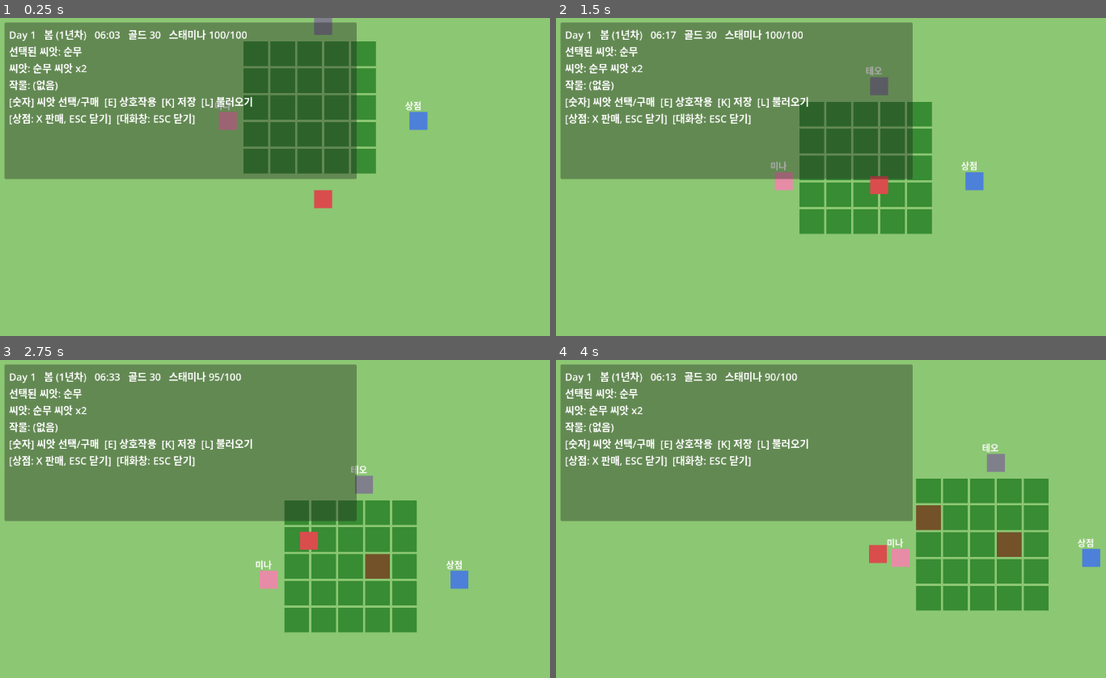
Above: before the commit, frames 1-4 (two rows, left to right).
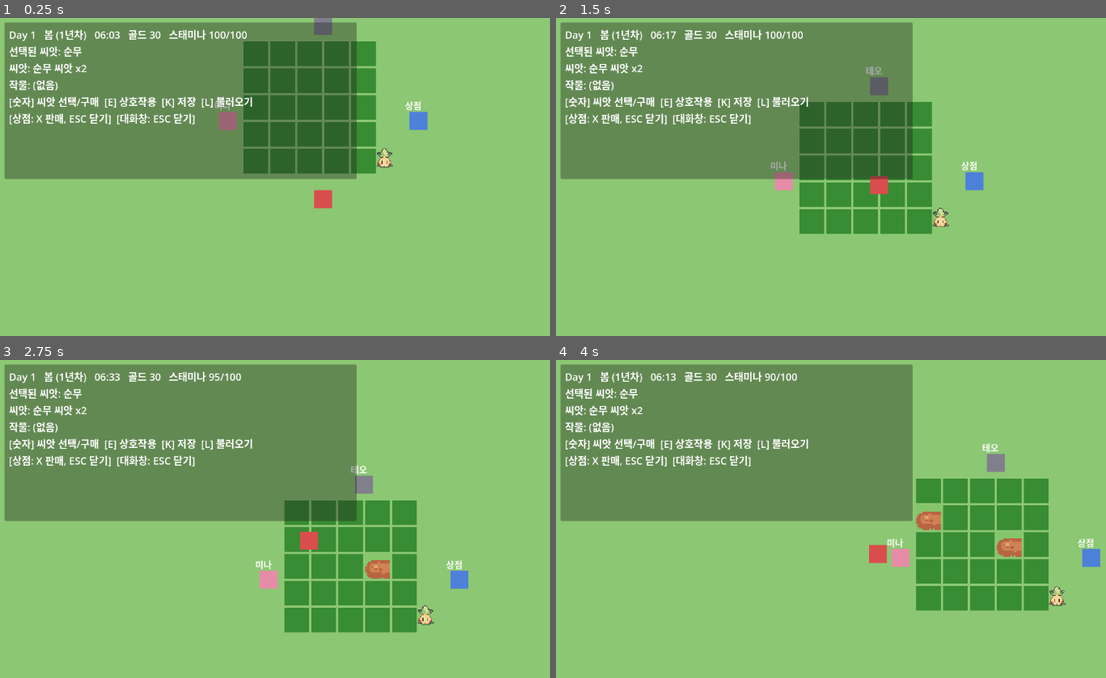
Above: after the commit, the same moments.

Repository: werfriend808/quiet-acres
Game: Godot game, scene res://scenes/Main.tscn
The game is run twice, just before and just after one commit, with the same random seed, the same clock (stepped at 60 frames per second) and the same inputs.
Inputs:
- Up to frame 1 (0.25 s): no input
- Up to frame 2 (1.5 s): tap Enter (ui_accept) at 0.5, 0.77 s; hold Up (ui_up) from 0.53 s (still down); tap 1 at 0.6 s; tap X at 1.35 s
- Up to frame 3 (2.75 s): tap Enter (ui_accept) at 1.52 s; release Up (ui_up) at 2.03 s; hold Left (ui_left) from 2.03 s (still down); tap K at 2.1 s
- Up to frame 4 (4 s): tap L at 2.85 s; tap Enter (ui_accept) at 3.02, 3.77 s; release Left (ui_left) at 3.53 s; hold Down (ui_down) from 3.53 s (still down); tap 1 at 3.6 s

The runs differ from the first frame. In frame 1, 0.1% of the frame differs, in the area x 68-72%, y 40-48%; in frame 2, 0.1%; in frame 3, 0.5%; in frame 4, 0.8%, in the area x 65-93%, y 45-78%.
Error in both runs: Trying to assign value of type 'ColorRect' to a variable of type 'Node2D'. (res://scripts/interactable.gd:27)

Commit message:
feat: Update README and implement first asset integration
- Enhanced README to reflect current project status with asset integration.
- Added CropSprite to FarmPlot scene for visual representation of crops.
- Integrated PetChomp mascot into Main scene with interaction dialogue.
- Updated crop_data.gd to include sprite coordinates for new assets.
- Modified farm_plot.gd to display crop sprites based on growth state.
- Introduced new assets: Kenney's "Tiny Farm" tileset and chomp mascot.
- Created PetChomp scene and script for interactive pet character.

Diff:
--- a/scenes/FarmPlot.tscn
+++ b/scenes/FarmPlot.tscn
@@ -10,6 +10,12 @@
 size = Vector2(44, 44)
 color = Color(0.22, 0.55, 0.2, 1)
 
+[node name="CropSprite" type="Sprite2D" parent="."]
+texture_filter = 1
+position = Vector2(0, 0)
+scale = Vector2(2.75, 2.75)
+visible = false
+
 [node name="GrowthBar" type="ColorRect" parent="."]
 position = Vector2(-20, 18)
 size = Vector2(0, 4)
--- a/scenes/Main.tscn
+++ b/scenes/Main.tscn
@@ -7,6 +7,7 @@
 [ext_resource type="PackedScene" path="res://scenes/VillagerMina.tscn" id="5"]
 [ext_resource type="PackedScene" path="res://scenes/VillagerTheo.tscn" id="6"]
 [ext_resource type="PackedScene" path="res://scenes/DialogueUI.tscn" id="7"]
+[ext_resource type="PackedScene" path="res://scenes/PetChomp.tscn" id="8"]
 
 [node name="Main" type="Node2D" unique_id=150758269]
 script = ExtResource("1")
@@ -37,6 +38,9 @@
 
 [node name="DialogueUI" parent="." unique_id=888314974 instance=ExtResource("7")]
 
+[node name="PetChomp" parent="." instance=ExtResource("8")]
+position = Vector2(110, 60)
+
 [node name="HUD" type="CanvasLayer" parent="." unique_id=1531471915]
 
 [node name="InfoPanel" type="Panel" parent="HUD"]
--- /dev/null
+++ b/scenes/PetChomp.tscn
@@ -0,0 +1,16 @@
+[gd_scene load_steps=3 format=3]
+
+[ext_resource type="Script" path="res://scripts/pet_chomp.gd" id="1"]
+[ext_resource type="Texture2D" path="res://assets/chomp/chomp_idle.png" id="2"]
+
+[sub_resource type="AtlasTexture" id="AtlasTexture_1"]
+atlas = ExtResource("2")
+region = Rect2(0, 0, 32, 32)
+
+[node name="PetChomp" type="Node2D"]
+script = ExtResource("1")
+
+[node name="Visual" type="Sprite2D" parent="."]
+texture_filter = 1
+scale = Vector2(1.4, 1.4)
+texture = SubResource("AtlasTexture_1")
--- a/scripts/crop_data.gd
+++ b/scripts/crop_data.gd
@@ -3,7 +3,11 @@
 
 ## 작물/씨앗 정적 데이터 테이블
 ## 씨앗 구매가, 작물 판매가, 성장 시간(초), 수확 시 표시 색상, 심을 수 있는 계절을 정의한다.
-
+##
+## M5(에셋): sprite_coord는 Kenney "Tiny Farm" 타일셋(assets/tileset/tilemap_packed.png,
+## 16x16 타일, 12열x11행)에서 각 작물과 가장 비슷하게 생긴 칸을 골라 [col, row]로 적어둔 것.
+## 정확히 1:1로 대응하는 작물이 없어서(순무/배추는 특히) 최대한 비슷한 걸 골랐다 —
+## Godot 에디터에서 직접 보고 다른 칸이 더 낫다 싶으면 이 좌표만 바꾸면 된다.
 const SEEDS: Dictionary = {
 	"순무": {
 		"cost": 10,
@@ -11,6 +15,7 @@
 		"grow_time": 15.0,
 		"color": Color(0.9, 0.78, 0.2),
 		"seasons": ["봄"],
+		"sprite_coord": [7, 5],
 	},
 	"당근": {
 		"cost": 8,
@@ -18,6 +23,7 @@
 		"grow_time": 10.0,
 		"color": Color(0.95, 0.5, 0.15),
 		"seasons": ["봄", "여름"],
+		"sprite_coord": [7, 0],
 	},
 	"감자": {
 		"cost": 15,
@@ -25,6 +31,7 @@
 		"grow_time": 25.0,
 		"color": Color(0.75, 0.55, 0.3),
 		"seasons": ["여름", "가을"],
+		"sprite_coord": [6, 4],
 	},
 	"배추": {
 		"cost": 12,
@@ -32,8 +39,14 @@
 		"grow_time": 20.0,
 		"color": Color(0.65, 0.85, 0.55),
 		"seasons": ["가을", "겨울"],
+		"sprite_coord": [8, 4],
 	},
 }
+
+# 심은 직후(씨앗) / 물 준 뒤(성장 중) 단계는 작물 종류와 무관하게 공용 스프라이트를 쓴다.
+const PLANTED_SPRITE_COORD: Array = [4, 0]
+const WATERED_SPRITE_COORD: Array = [4, 2]
+const TILLED_SPRITE_COORD: Array = [0, 4]
 
 
 ## crop_name을 season_name 계절에 심을 수 있는지 여부
--- a/scripts/farm_plot.gd
+++ b/scripts/farm_plot.gd
@@ -6,14 +6,19 @@
 ## M1: 작물 종류가 여러 개이므로 심는 시점에 GameManager.selected_crop을 저장해두고
 ## 그 작물의 성장 시간/색상을 CropData에서 조회한다.
 ## M2: 모든 행동은 스태미나를 소모하며, 상태는 세이브/로드 대상이다.
-## M5: WATERED 상태일 때 성장 진행률을 GrowthBar로 보여주고, 행동이 성공할 때마다
+## M5(폴리싱): WATERED 상태일 때 성장 진행률을 GrowthBar로 보여주고, 행동이 성공할 때마다
 ## 살짝 커졌다 줄어드는 펄스 트윈으로 손맛을 준다. (FarmPlot은 자체 _process가 있으므로
 ## Interactable의 bob 애니메이션은 자동으로 적용되지 않는다.)
+## M5(에셋): Kenney Tiny Farm 타일셋에서 잘라낸 CropSprite를 Visual(배경색) 위에 겹쳐서
+## 보여준다. Visual의 색상은 그대로 유지 — 혹시 스프라이트가 안 보이더라도 상태 구분은 되도록.
 
 enum State { GRASS, TILLED, PLANTED, WATERED, READY }
 
 const TOO_TIRED_MESSAGE: String = "너무 지쳤다. 쉬어야겠다."
 const GROWTH_BAR_WIDTH: float = 40.0
+const TILE_PX: int = 16
+
+const TILESET_TEXTURE: Texture2D = preload("res://assets/tileset/tilemap_packed.png")
 
 var state: int = State.GRASS
 var grow_timer: float = 0.0
@@ -21,10 +26,16 @@
 
 @onready var visual: ColorRect = $Visual
 @onready var growth_bar: ColorRect = $GrowthBar
+@onready var crop_sprite: Sprite2D = $CropSprite
+
+var _atlas_texture: AtlasTexture
 
 
 func _ready() -> void:
 	add_to_group("farm_plot")
+	_atlas_texture = AtlasTexture.new()
+	_atlas_texture.atlas = TILESET_TEXTURE
+	crop_sprite.texture = _atlas_texture
 	_update_visual()
 
 
@@ -92,15 +103,30 @@
 	match state:
 		State.GRASS:
 			visual.color = Color(0.22, 0.55, 0.2)
+			crop_sprite.visible = false
 		State.TILLED:
 			visual.color = Color(0.45, 0.32, 0.16)
+			_set_crop_sprite(CropData.TILLED_SPRITE_COORD)
 		State.PLANTED:
 			visual.color = Color(0.5, 0.38, 0.18)
+			_set_crop_sprite(CropData.PLANTED_SPRITE_COORD)
 		State.WATERED:
 			visual.color = Color(0.32, 0.34, 0.5)
+			_set_crop_sprite(CropData.WATERED_SPRITE_COORD)
 		State.READY:
-			var crop_color: Color = CropData.SEEDS.get(planted_crop, {}).get("color", Color(0.9, 0.78, 0.2))
-			visual.color = crop_color
+			var crop_info: Dictionary = CropData.SEEDS.get(planted_crop, {})
+			visual.color = crop_info.get("color", Color(0.9, 0.78, 0.2))
+			var coord: Array = crop_info.get("sprite_coord", CropData.WATERED_SPRITE_COORD)
+			_set_crop_sprite(coord)
+
+
+## coord = [col, row] (타일셋 좌표, tilemap_packed.png 기준 16px 단위)에 해당하는
+## 영역을 CropSprite에 표시한다.
+func _set_crop_sprite(coord: Array) -> void:
+	var col: int = coord[0]
+	var row: int = coord[1]
+	_atlas_texture.region = Rect2(col * TILE_PX, row * TILE_PX, TILE_PX, TILE_PX)
+	crop_sprite.visible = true
 
 
 ## 행동이 성공했을 때 타일이 살짝 커졌다 원래 크기로 돌아오는 손맛 연출
--- /dev/null
+++ b/scripts/pet_chomp.gd
@@ -0,0 +1,25 @@
+extends Interactable
+class_name PetChomp
+
+## 농장 마스코트 "chomp". 게임 시스템에 영향을 주지 않는 순수 플레이버 캐릭터.
+## Interactable의 기본 bob 애니메이션이 "Visual" 자식 노드를 자동으로 흔들어줘서
+## 별도 애니메이션 코드 없이도 살아있는 느낌을 준다.
+
+const LINES: Array = [
+	"chomp가 반갑다는 듯 몸을 흔든다.",
+	"chomp가 발밑을 졸졸 따라다닌다.",
+	"chomp가 하품을 한다.",
+]
+
+var _line_index: int = 0
+
+
+func _ready() -> void:
+	super._ready()
+	add_to_group("npc")
+
+
+func interact() -> String:
+	var line: String = LINES[_line_index]
+	_line_index = (_line_index + 1) % LINES.size()
+	return line
Binary file added: assets/chomp/chomp_idle.png
Not shown, added: assets/chomp/chomp_idle.png.import
Binary file added: assets/tileset/tilemap_packed.png
Not shown, added: assets/tileset/tilemap_packed.png.import
Not shown, added: scripts/pet_chomp.gd.uid
